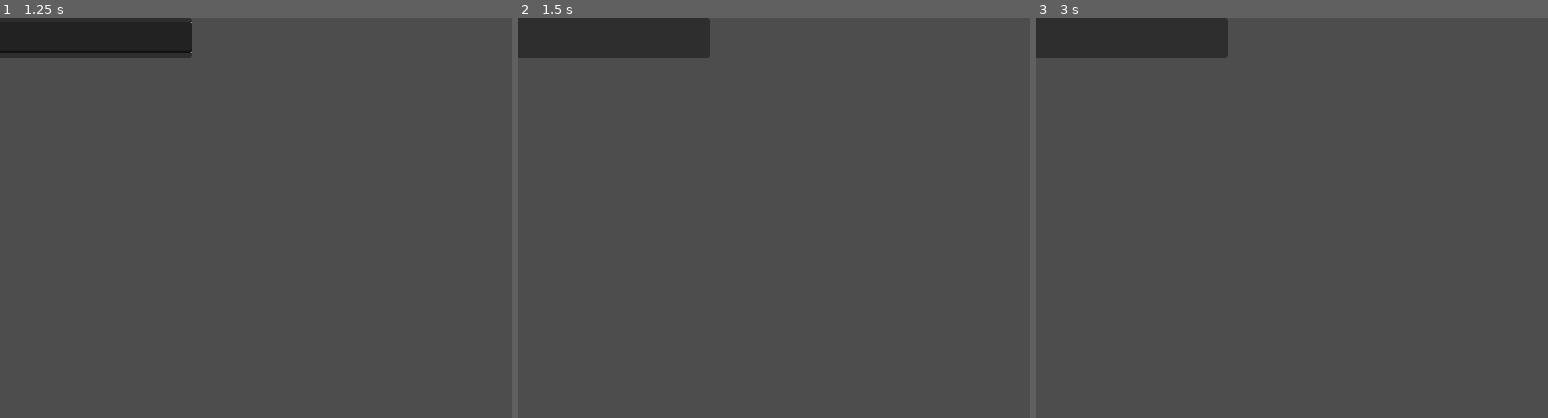
Above: before the commit, frames 1-3 (left to right).
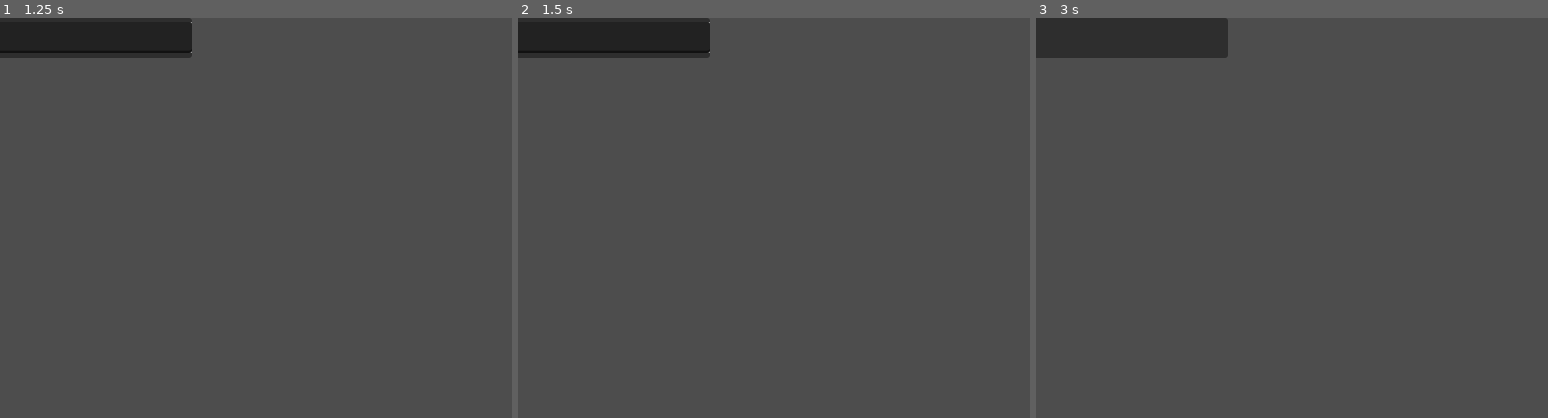
Above: after the commit, the same moments.

Repository: xorblo-doitus/Bloc-notes-plus-plus
Game: Godot game, scene res://src/gui/user_input/note_edition/edition_widgets/title_widget_edit.tscn
Same seed, same stepped clock (60 frames per second), same inputs: the game is played once before the commit and once after it. This scene is started directly instead of the project's main scene.
Inputs (mouse positions are in pixels of both pictures, inside the frame that each line leads up to):
- Up to frame 1 (1.25 s): click (61, 38) at 0.52 s; type "12" at 0.6 s
- Up to frame 2 (1.5 s): tap Enter at 1.25 s; drag from (579, 38) to (825, 130) at 1.27 s
- Up to frame 3 (3 s): tap Space at 2 s; drag from (1445, 278) to (1266, 298) at 2.02 s; tap Enter at 2.75 s; move the mouse to (1138, 158) at 2.77 s; tap Ctrl at 2.85 s; click (1138, 158) at 2.92 s

Frame 1 is identical in both runs. In frame 2, 0.2% of the frame differs, in the area x 0-38%, y 1-9%; in frame 3, nothing differs.
Error in both runs: Invalid call. Nonexistent function 'set_attribute' in base 'Nil'. (res://src/gui/user_input/note_edition/edition_widgets/title_widget_edit.gd:26)

Commit message:
Added loose_focus_on_validation to RichTextEdit

Diff:
--- a/src/gui/user_input/rich_text_edit.gd
+++ b/src/gui/user_input/rich_text_edit.gd
@@ -23,6 +23,7 @@
 #@export var shift_to_validate: bool = true
 @export var auto_width: bool = false
 @export var max_width: float = -1
+@export var loose_focus_on_validation: bool = true
 @export_multiline var text: String:
 	set(new):
 		if new == text:
@@ -231,6 +232,10 @@
 		code_edit.modulate = Color.TRANSPARENT
 	rich_text_label.modulate = Color.WHITE
 	text_set.emit(code_edit.text)
+	if loose_focus_on_validation:
+		code_edit.hide()
+		code_edit.show()
+
 	#code_edit.text = " "
 	#if text != _last_text:
 		#text_set.emit(text, _last_text)
